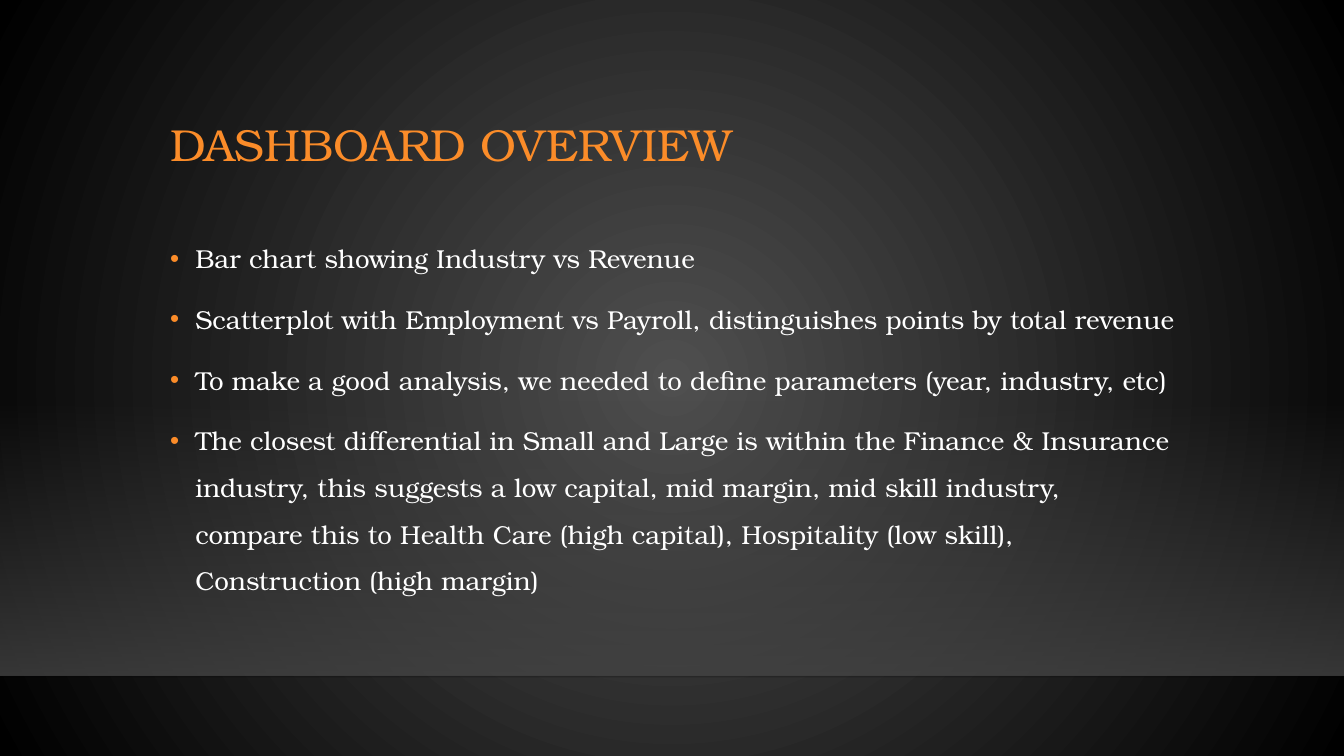
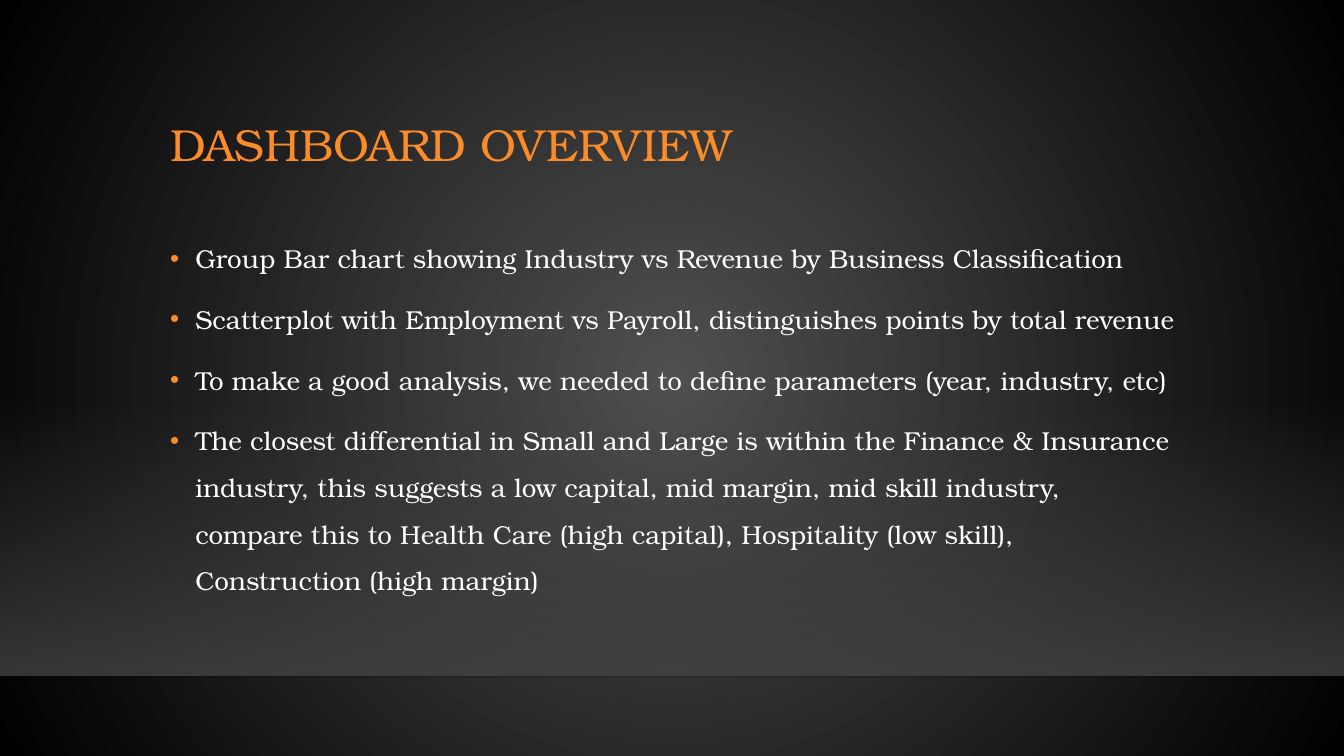
Before and after one commit to jobongie/group10_project2, a slide deck: slide 5 of Project_2_Group_10.pptx. Drawn at 1344x756 pixels with LibreOffice and Linux fonts; fonts in the diff are those of the drawing; background and template pictures are left out. Boxes give left, top, right and bottom in pixels: in the first picture for what was removed or moved away, otherwise in the second. Text is boxed around its words. In the diff, an @@ line names an element or a change of style, - is before the commit and + after.

Commit message:
Update

```diff
--- a/Project_2_Group_10.pptx
+++ b/Project_2_Group_10.pptx
@@ text at box(195, 249, 1123, 275): text changed @@
-• Bar chart showing Industry vs Revenue
+• Group Bar chart showing Industry vs Revenue by Business Classification
```
